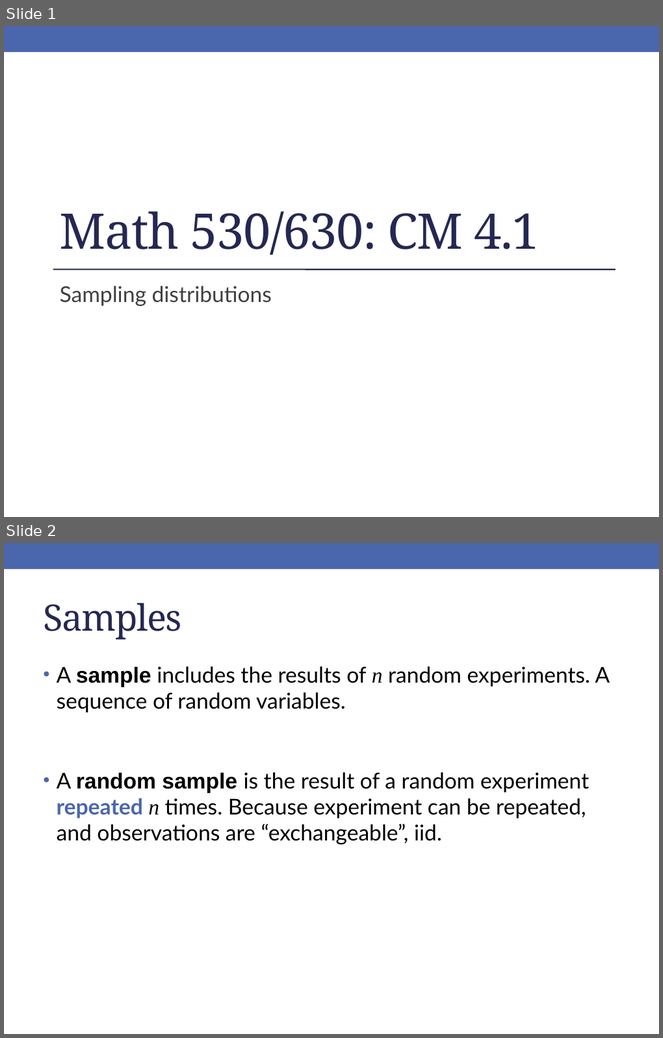
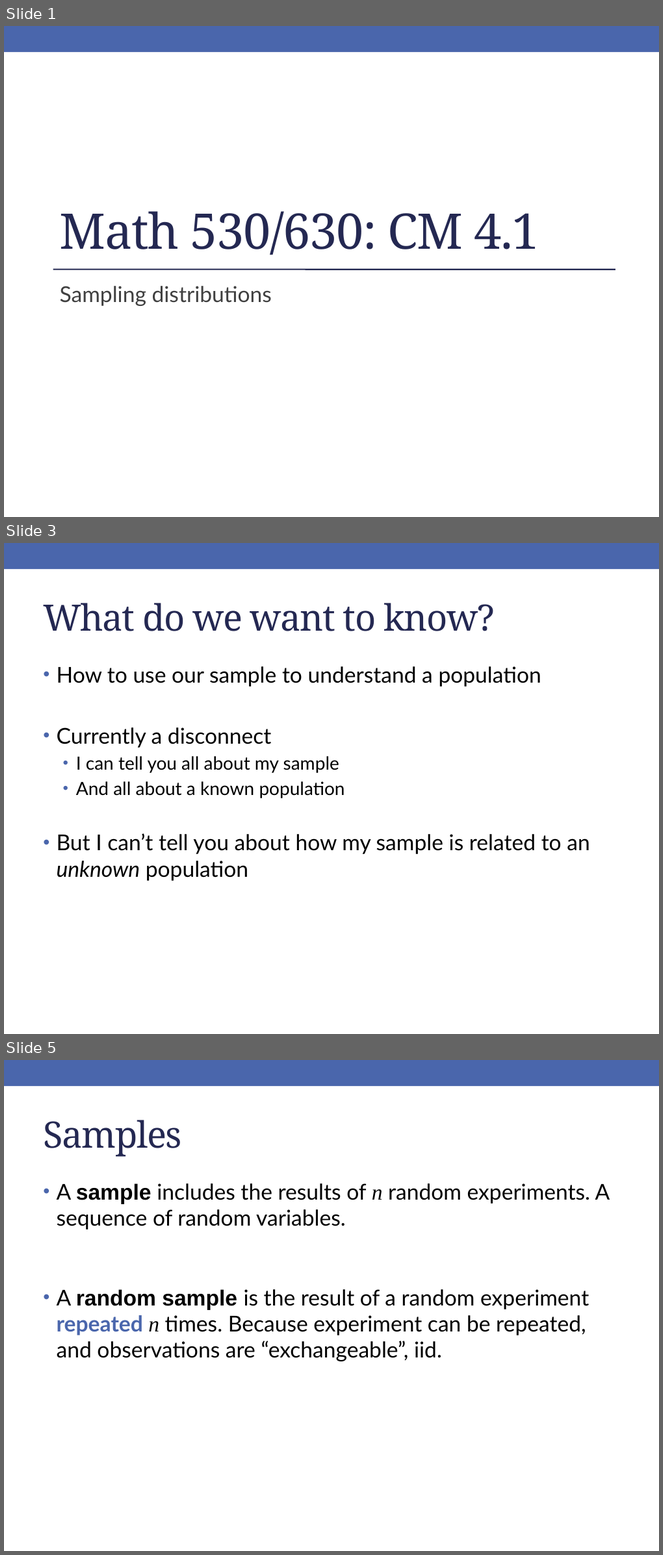
Before and after one commit to rebeccal/ohsu-math630, a slide deck: slides/cm041.pptx. Shown one above the other, each under a label of ours: slides 1 and 2 before the commit, slides 1, 3 and 5 after it; the slides between them are not shown. The pictures are 663x1038 and 663x1555 pixels, drawn with LibreOffice and Linux fonts; fonts in the diff are those of the drawing. Boxes give left, top, right and bottom in pixels: in the first picture for what was removed or moved away, otherwise in the second. Text is boxed around its words. In the diff, an @@ line names an element or a change of style, - is before the commit and + after.

```diff
--- a/slides/cm041.pptx
+++ b/slides/cm041.pptx
@@ slide 3 added at (4, 543, 659, 1034), background #FFFFFF; not listed: 1 template element that a slide beside it also shows @@
@@ title added at (43, 603, 494, 631), 40 pt, text #242852 @@
+What do we want to know?
@@ text added at (57, 667, 590, 881), 24 pt, text #000000 @@
+• How to use our sample to understand a population
+• Currently a disconnect
+  • I can tell you all about my sample
+  • And all about a known population
+• But I can’t tell you about how my sample is related to an unknown population
@@ what was slide 2 is now slide 5 @@
```
Also in this commit, not shown: 3 slides changed, 5 other slides added, 3 slides removed, 6 other files.
